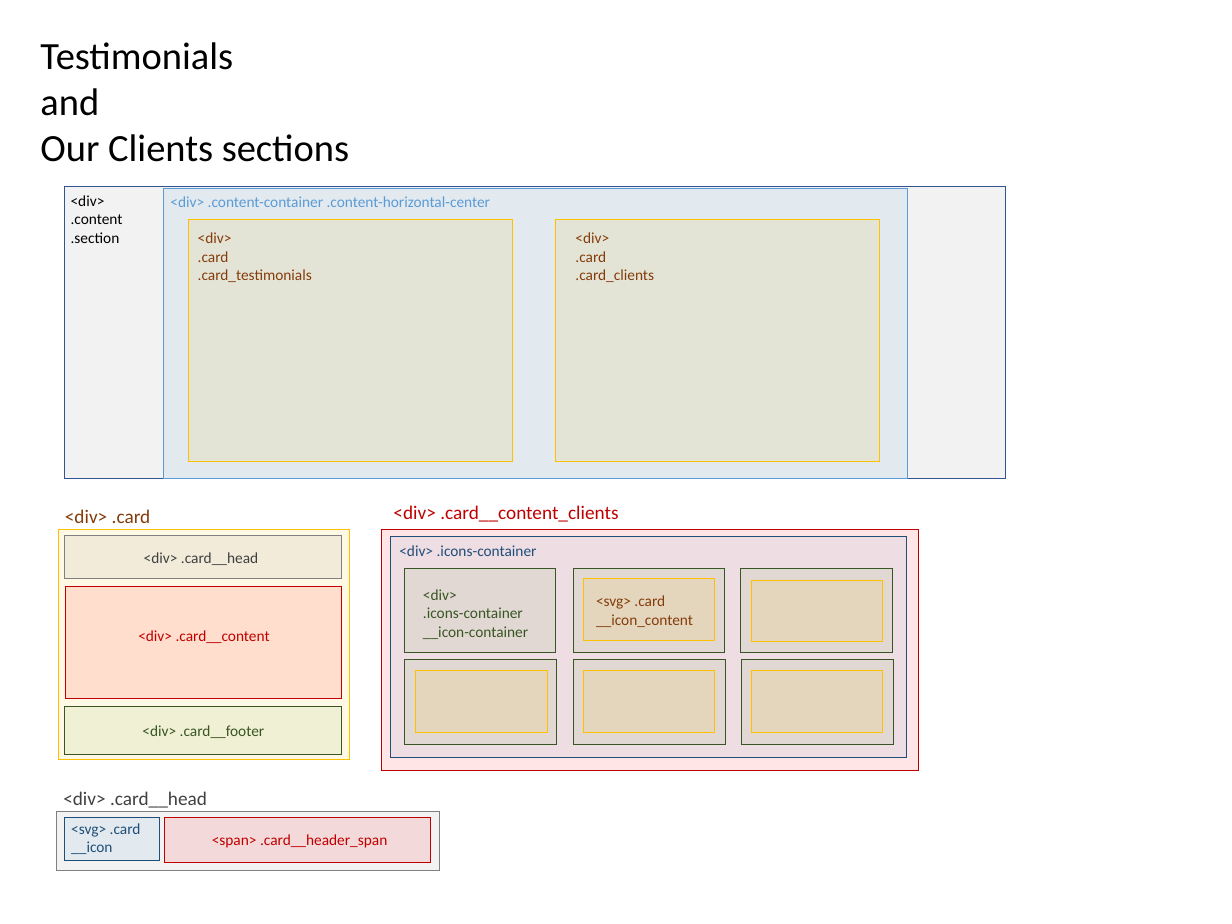
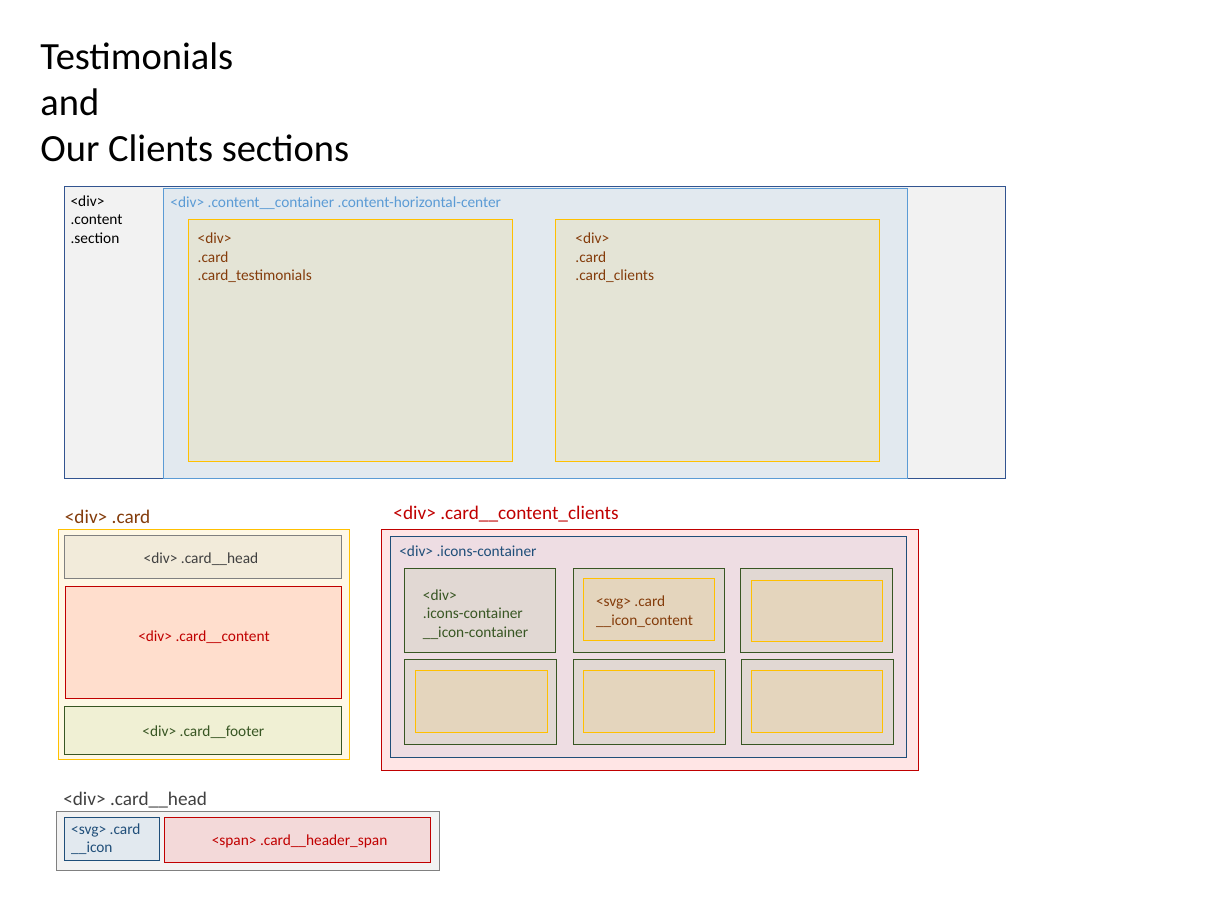
Before and after one commit to taletski/firstpage-vanilla, a slide deck: slide 6 of layout.pptx. Drawn at 1232x924 pixels with LibreOffice and Linux fonts; fonts in the diff are those of the drawing. Boxes give left, top, right and bottom in pixels: in the first picture for what was removed or moved away, otherwise in the second. Text is boxed around its words. In the diff, an @@ line names an element or a change of style, - is before the commit and + after.

```diff
--- a/layout.pptx
+++ b/layout.pptx
@@ text at (170, 196, 501, 209): text changed @@
-<div> .content-container .content-horizontal-center
+<div> .content__container .content-horizontal-center
```
Also in this commit, not shown: 2 other files.
